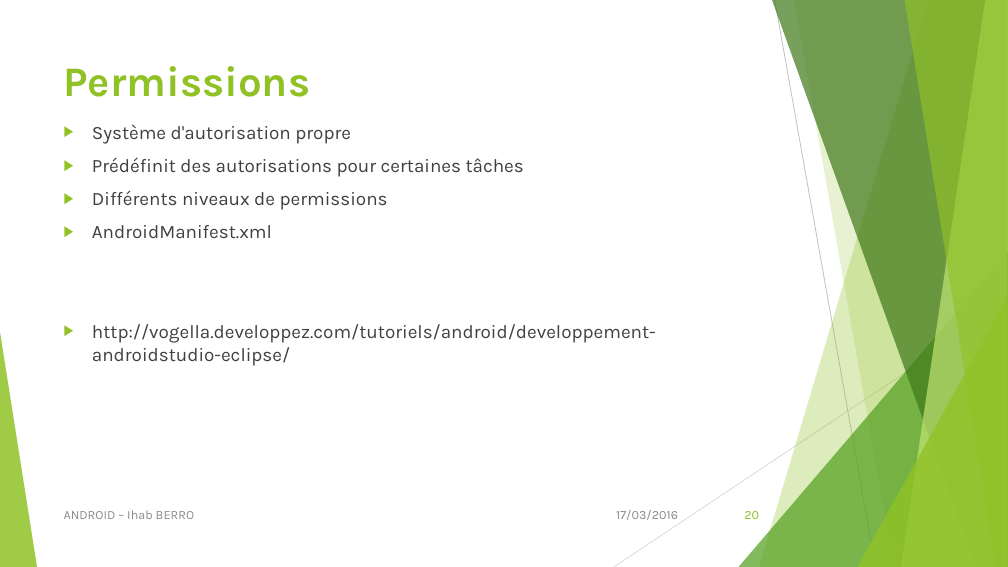
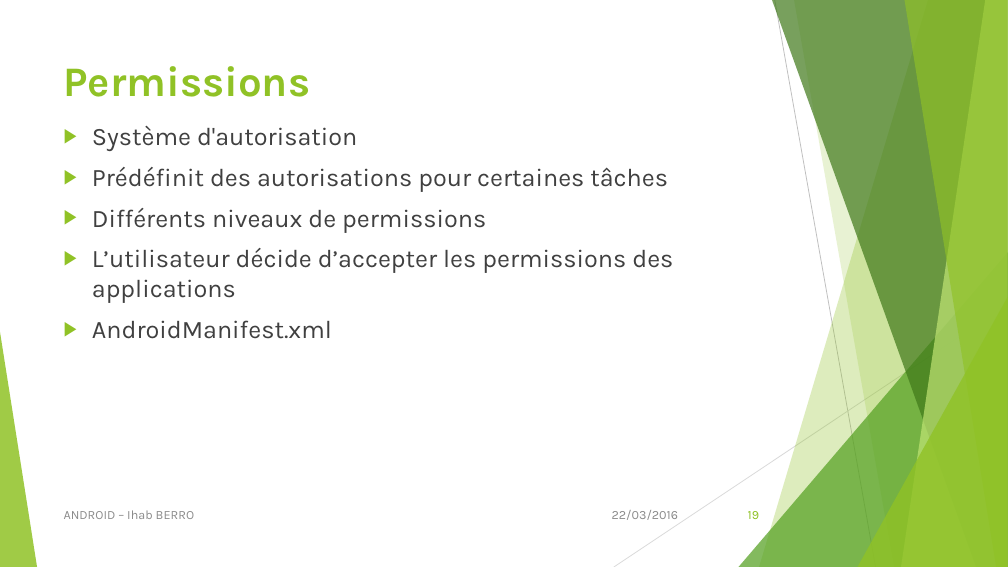
Before and after one commit to iberro/SMB214, a slide deck: slide 19 of Android.pptx (slide 20 before the commit). Drawn at 1008x567 pixels with LibreOffice and Linux fonts; fonts in the diff are those of the drawing. Boxes give left, top, right and bottom in pixels: in the first picture for what was removed or moved away, otherwise in the second. Text is boxed around its words. In the diff, an @@ line names an element or a change of style, - is before the commit and + after.

```diff
--- a/Android.pptx
+++ b/Android.pptx
@@ text at box(92, 126, 357, 151): text changed; size 18 to 24 pt @@
-▶ Système d'autorisation propre
+▶ Système d'autorisation
@@ text at box(92, 167, 668, 339): size 18 to 24 pt in "Prédéfinit des autorisations pour certaines tâches", "Différents niveaux de permissions", "AndroidManifest.xml" @@
@@ text at box(92, 248, 673, 303): paragraph added @@
+▶ L’utilisateur décide d’accepter les permissions des applications
@@ text at box(92, 324, 656, 366): paragraph removed @@
-▶ http://vogella.developpez.com/tutoriels/android/developpement-androidstudio-eclipse/
@@ text at box(612, 510, 678, 520): text changed @@
-17/03/2016
+22/03/2016
@@ page number at box(748, 511, 759, 519): text changed @@
-20
+19
```
Also in this commit, not shown: 18 other slides changed, 1 slide added, 1 slide removed.
